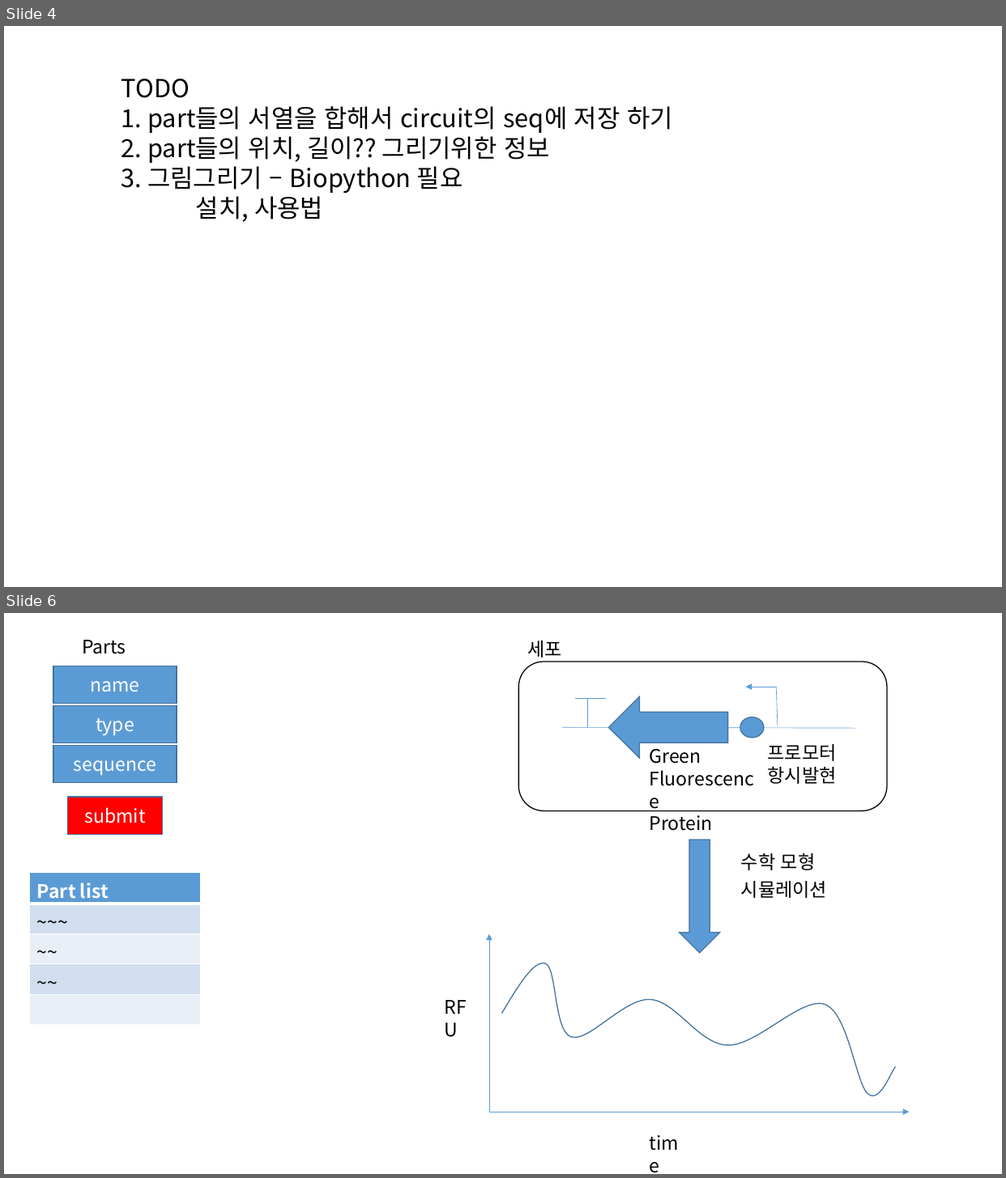
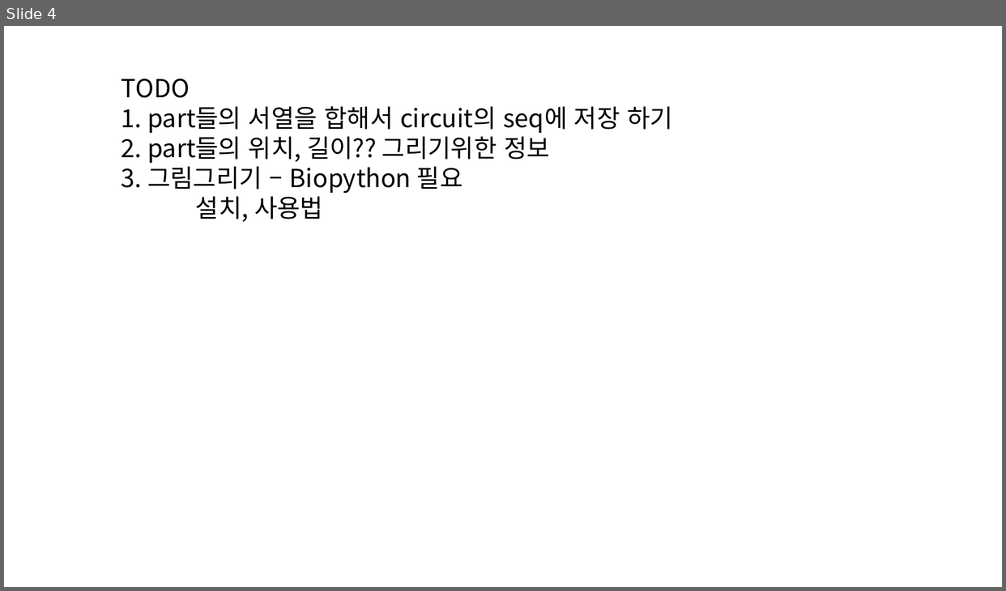
Before and after one commit to greendaygh/sasa, a slide deck: sasa_project.pptx. Shown one above the other, each under a label of ours: slides 4 and 6 before the commit, slide 4 after it; the slides between them are not shown. The pictures are 1006x1178 and 1006x591 pixels, drawn with LibreOffice and Linux fonts; fonts in the diff are those of the drawing. Boxes give left, top, right and bottom in pixels: in the first picture for what was removed or moved away, otherwise in the second. Text is boxed around its words. In the diff, an @@ line names an element or a change of style, - is before the commit and + after.

```diff
--- a/sasa_project.pptx
+++ b/sasa_project.pptx
@@ slide 6 removed at bbox=[4, 613, 1002, 1174], background #FFFFFF @@
@@ text removed at bbox=[82, 640, 126, 654] @@
-Parts
@@ text removed at bbox=[527, 641, 562, 658] @@
-세포
@@ rectangle removed at bbox=[53, 666, 177, 704] @@
-name
@@ rounded rectangle removed at bbox=[519, 662, 888, 811] @@
@@ rectangle removed at bbox=[53, 706, 177, 743] @@
-type
@@ line removed from (575, 698) to (606, 698) @@
@@ line removed from (588, 727) to (588, 698) @@
@@ right arrow removed at bbox=[609, 697, 728, 758] @@
@@ arrow removed from (777, 687) to (746, 687) @@
@@ line removed from (777, 687) to (778, 726) @@
@@ line removed from (562, 727) to (856, 728) @@
@@ ellipse removed at bbox=[740, 717, 764, 737] @@
@@ rectangle removed at bbox=[53, 746, 177, 783] @@
-sequence
@@ text removed at bbox=[650, 748, 713, 831] @@
-Green
-Fluorescence
-Protein
@@ text removed at bbox=[768, 744, 837, 784] @@
-프로모터
-항시발현
@@ rectangle removed at bbox=[68, 797, 163, 835] @@
-submit
@@ down arrow removed at bbox=[680, 840, 720, 953] @@
@@ text removed at bbox=[741, 853, 816, 871] @@
-수학 모형
@@ table removed at bbox=[29, 873, 200, 1025], 5 rows, 1 columns @@
-Part list
-~~~
-~~
-~~
-
@@ text removed at bbox=[741, 881, 827, 898] @@
-시뮬레이션
@@ arrow removed from (489, 1112) to (489, 934) @@
@@ freeform shape removed at bbox=[502, 964, 896, 1096] @@
@@ text removed at bbox=[437, 992, 486, 1022] @@
-RFU
@@ arrow removed from (489, 1112) to (909, 1112) @@
@@ text removed at bbox=[641, 1128, 695, 1158] @@
-time
```
Also in this commit, not shown: 2 other slides removed, 11 other files.
